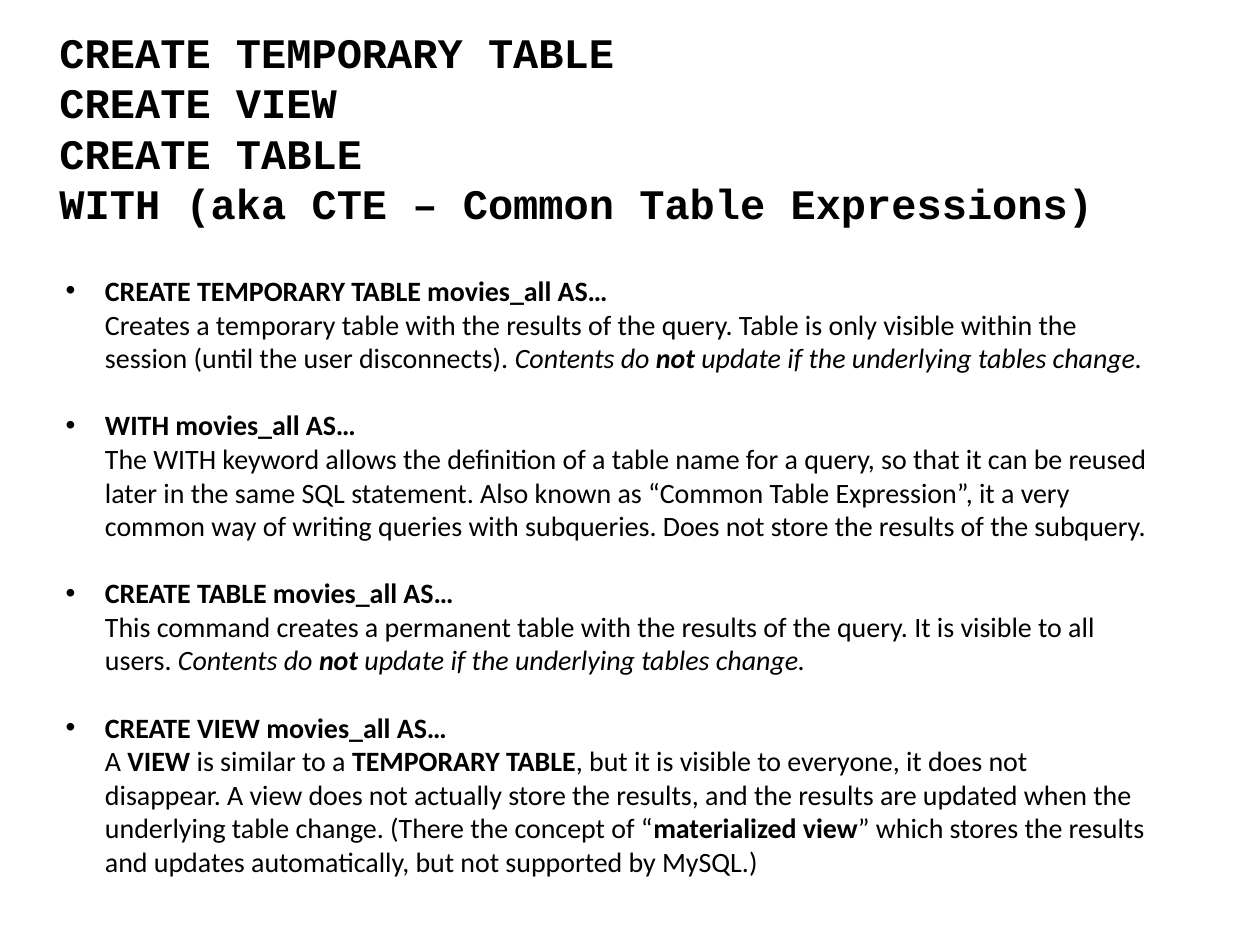
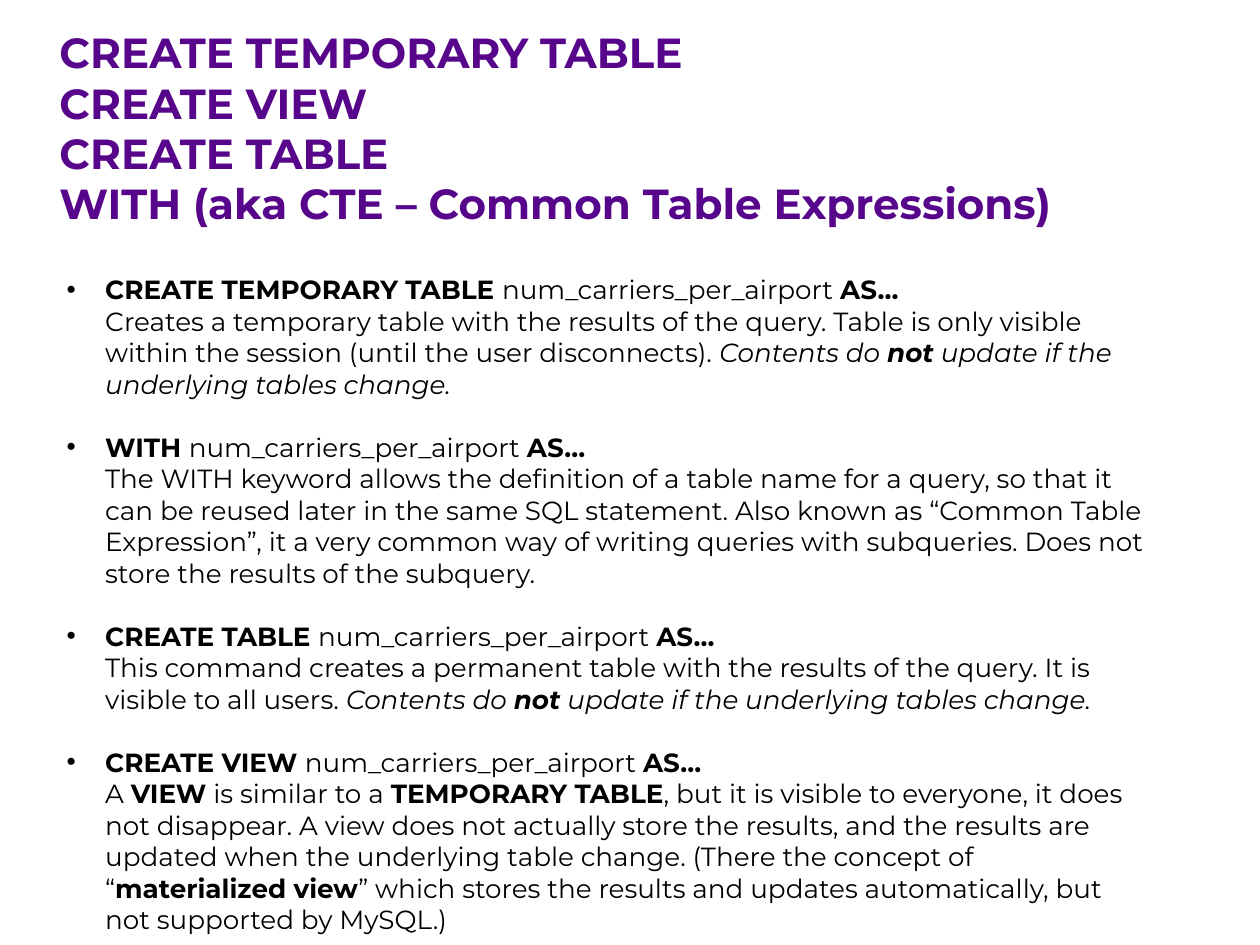
Before and after one commit to ipeirotis/introduction-to-databases, a slide deck: slide 12 of session6/F-SQL_Subqueries.pptx (slide 9 before the commit). Drawn at 1260x945 pixels with LibreOffice and Linux fonts; fonts in the diff are those of the drawing. Boxes give left, top, right and bottom in pixels: in the first picture for what was removed or moved away, otherwise in the second. Text is boxed around its words. In the diff, an @@ line names an element or a change of style, - is before the commit and + after.

```diff
--- a/session6/F-SQL_Subqueries.pptx
+++ b/session6/F-SQL_Subqueries.pptx
@@ text "CREATE TEMPORARY TABLE" at (59,38,1051,227): font Courier New to Montserrat, text colour #000000 to #57068C @@
@@ text at (105,279,1143,935): text changed; size 16 to 15 pt; font Calibri to Montserrat @@
-• CREATE TEMPORARY TABLE movies_all AS…
-  Creates a temporary table with the results of the query. Table is only visible within the session (until the user disconnects). Contents do not update if the underlying tables change.
-• WITH movies_all AS…
-  The WITH keyword allows the definition of a table name for a query, so that it can be reused later in the same SQL statement. Also known as “Common Table Expression”, it a very common way of writing queries with subqueries. Does not store the results of the subquery.
-• CREATE TABLE movies_all AS…
-  This command creates a permanent table with the results of the query. It is visible to all users. Contents do not update if the underlying tables change.
-• CREATE VIEW movies_all AS…
-  A VIEW is similar to a TEMPORARY TABLE, but it is visible to everyone, it does not disappear. A view does not actually store the results, and the results are updated when the underlying table change. (There the concept of “materialized view” which stores the results and updates automatically, but not supported by MySQL.)
+• CREATE TEMPORARY TABLE num_carriers_per_airport AS…
+  Creates a temporary table with the results of the query. Table is only visible within the session (until the user disconnects). Contents do not update if the underlying tables change.
+• WITH num_carriers_per_airport AS…
+  The WITH keyword allows the definition of a table name for a query, so that it can be reused later in the same SQL statement. Also known as “Common Table Expression”, it a very common way of writing queries with subqueries. Does not store the results of the subquery.
+• CREATE TABLE num_carriers_per_airport AS…
+  This command creates a permanent table with the results of the query. It is visible to all users. Contents do not update if the underlying tables change.
+• CREATE VIEW num_carriers_per_airport AS…
+  A VIEW is similar to a TEMPORARY TABLE, but it is visible to everyone, it does not disappear. A view does not actually store the results, and the results are updated when the underlying table change. (There the concept of “materialized view” which stores the results and updates automatically, but not supported by MySQL.)
```
Also in this commit, not shown: 17 other slides changed, 5 slides added, 2 slides removed.
